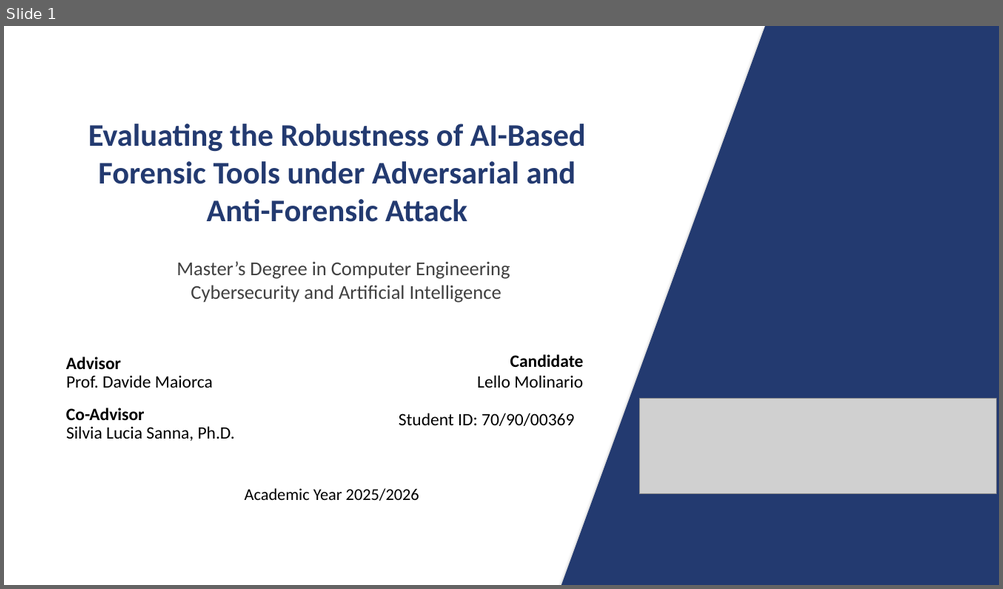
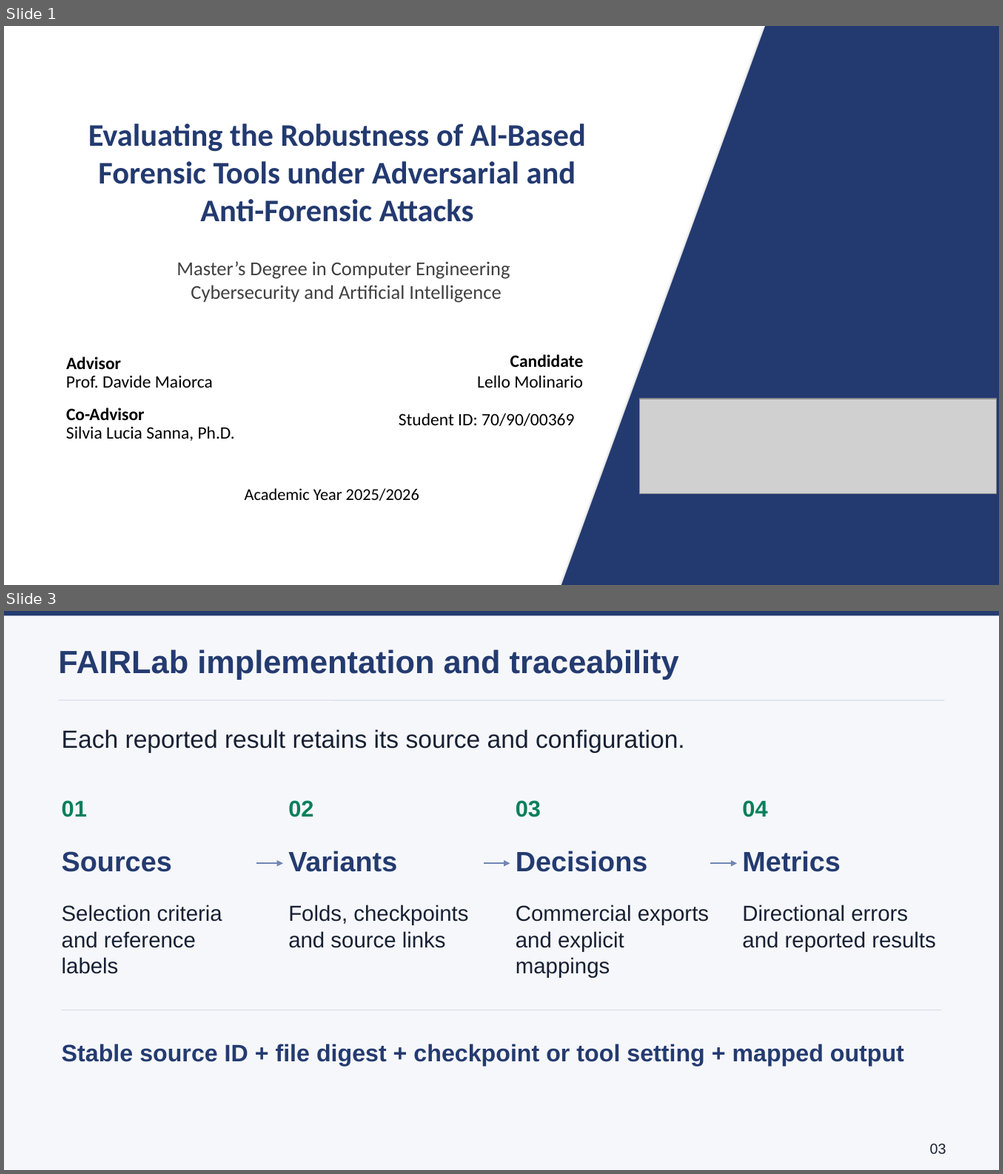
Before and after one commit to lmolinario/Molinario_Thesis_Defense_2026, a slide deck: Molinario_Thesis_Defense_2026.pptx. Shown one above the other, each under a label of ours: slide 1 before the commit, slides 1 and 3 after it; the slides between them are not shown. The pictures are 1003x589 and 1003x1174 pixels, drawn with LibreOffice and Linux fonts; fonts in the diff are those of the drawing; grey boxes stand for pictures. Boxes give left, top, right and bottom in pixels: in the first picture for what was removed or moved away, otherwise in the second. Text is boxed around its words. In the diff, an @@ line names an element or a change of style, - is before the commit and + after.

```diff
--- a/Molinario_Thesis_Defense_2026.pptx
+++ b/Molinario_Thesis_Defense_2026.pptx
@@ slide 3 added at (4, 611, 999, 1170), background #F6F7FA @@
@@ rectangle added at (4, 611, 999, 615), fill #243B70 @@
@@ text added at (58, 649, 679, 679), 31 pt, text #243B70, bold @@
+FAIRLab implementation and traceability
@@ line added from (59, 701) to (944, 701), #D7DDE7 0.75 pt @@
@@ text added at (62, 729, 685, 753), 24 pt, text #172033 @@
+Each reported result retains its source and configuration.
@@ text added at (62, 800, 87, 817), 22 pt, text #087F5B, bold @@
+01
@@ text added at (288, 800, 313, 817), 22 pt, text #087F5B, bold @@
+02
@@ text added at (515, 800, 540, 817), 22 pt, text #087F5B, bold @@
+03
@@ text added at (742, 800, 767, 817), 22 pt, text #087F5B, bold @@
+04
@@ text added at (62, 851, 172, 872), 27 pt, text #243B70, bold @@
+Sources
@@ text added at (288, 851, 397, 872), 27 pt, text #243B70, bold @@
+Variants
@@ text added at (515, 851, 647, 872), 27 pt, text #243B70, bold @@
+Decisions
@@ text added at (742, 851, 839, 872), 27 pt, text #243B70, bold @@
+Metrics
@@ arrow added from (257, 864) to (283, 864), #7086B4 1.5 pt @@
@@ arrow added from (484, 864) to (510, 864), #7086B4 1.5 pt @@
@@ arrow added from (711, 864) to (737, 864), #7086B4 1.5 pt @@
@@ text added at (62, 905, 222, 974), 21 pt, text #172033 @@
+Selection criteria
+and reference labels
@@ text added at (288, 905, 468, 948), 21 pt, text #172033 @@
+Folds, checkpoints
+and source links
@@ text added at (515, 905, 708, 978), 21 pt, text #172033 @@
+Commercial exports
+and explicit mappings
@@ text added at (742, 905, 936, 952), 21 pt, text #172033 @@
+Directional errors
+and reported results
@@ line added from (62, 1010) to (941, 1010), #D7DDE7 0.75 pt @@
@@ text added at (62, 1044, 904, 1067), 23 pt, text #243B70, bold @@
+Stable source ID + file digest + checkpoint or tool setting + mapped output
@@ text added at (930, 1144, 946, 1154), 14 pt, text #172033 @@
+03
@@ slide 1 changed as well @@
@@ text at (200, 199, 474, 222): text changed @@
-Anti-Forensic Attack
+Anti-Forensic Attacks
```
Also in this commit, not shown: 1 other slide changed, 17 other slides added, 23 slides removed, 2 other files.
